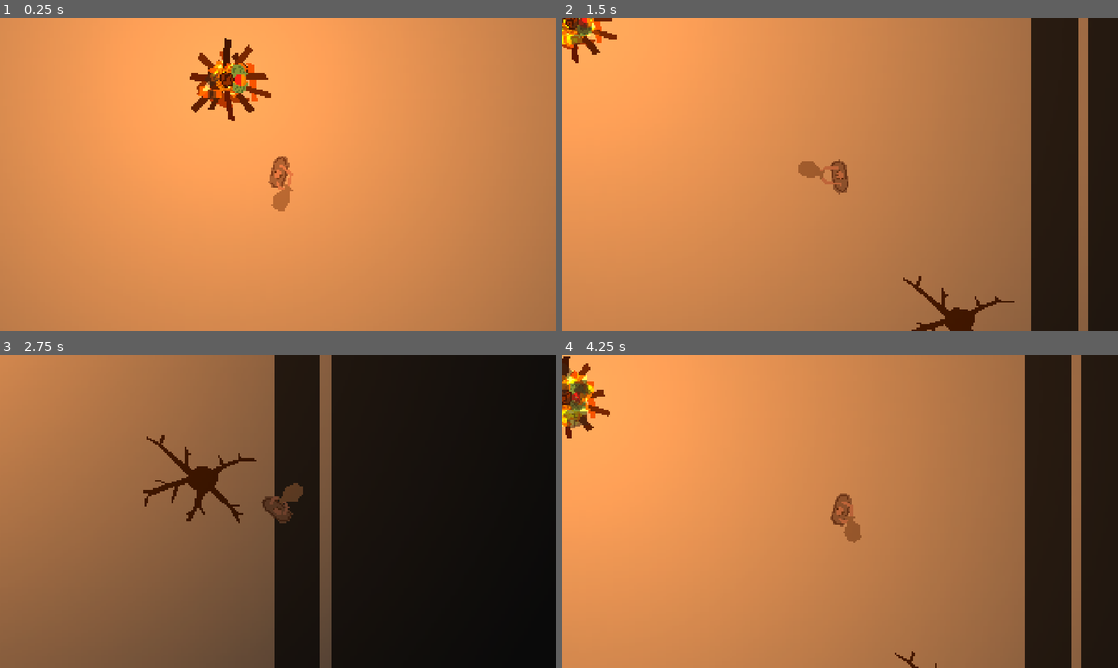
Above: before the commit, frames 1-4 (two rows, left to right).
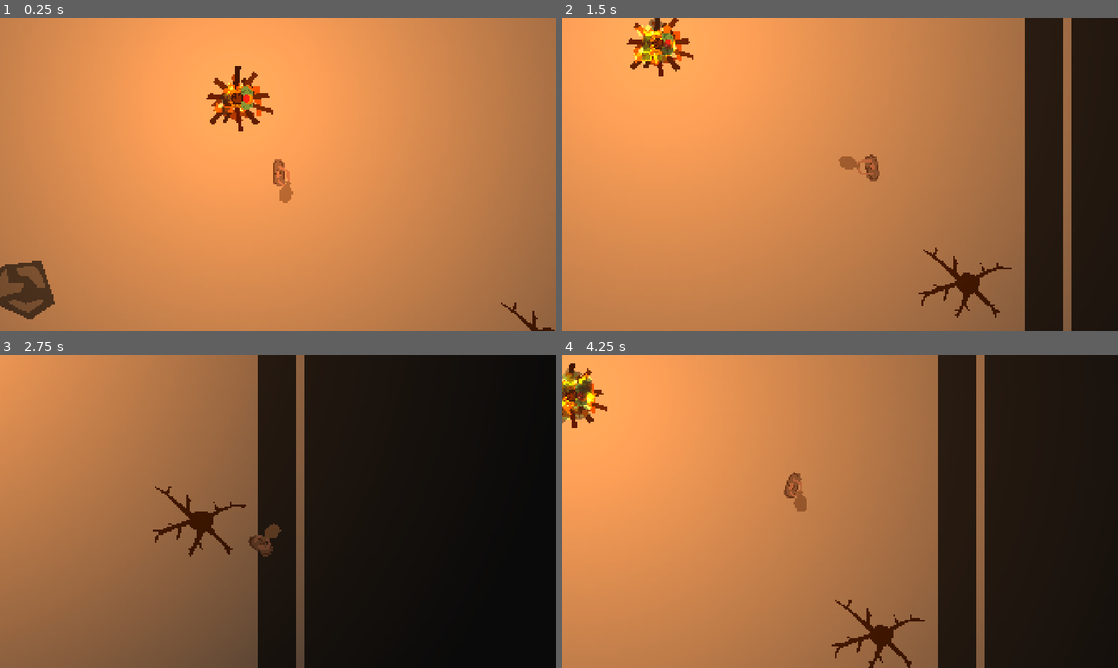
Above: after the commit, the same moments.

Repository: Uxeron/ColdlineKernave
Game: Godot game, scene res://kiemas/kiemas.tscn
Two runs of this game, one before a commit and one after it. Both use one fixed random seed, a clock stepped at 60 frames per second and the inputs below. This scene is started directly instead of the project's main scene.
Inputs (mouse positions are in pixels of both pictures, inside the frame that each line leads up to):
- Up to frame 1 (0.25 s): no input
- Up to frame 2 (1.5 s): move the mouse to (962, 158) at 0.52 s; press the mouse at (962, 158) at 0.53 s; hold D (move_right) 0.53-1.28 s; move the mouse to (728, 190) at 1.27 s; release the mouse at (728, 190) at 1.28 s; hold S (move_down) from 1.28 s (still down); click (728, 190) at 1.35 s
- Up to frame 3 (2.75 s): move the mouse to (333, 442) at 2.02 s; release S (move_down) at 2.03 s; press the mouse at (333, 442) at 2.03 s; hold D (move_right) from 2.03 s (still down)
- Up to frame 4 (4.25 s): move the mouse to (812, 574) at 2.77 s; release D (move_right) at 2.78 s; release the mouse at (812, 574) at 2.78 s; hold W (move_up) 2.78-3.53 s; click (812, 574) at 2.85 s; move the mouse to (1006, 558) at 3.52 s; press the mouse at (1006, 558) at 3.53 s; hold A (move_left) from 3.53 s (still down)

The runs differ from the first frame. In frame 1, 4.0% of the frame differs, in the area x 0-100%, y 6-100%; in frame 2, 8.5%; in frame 3, 9.1%; in frame 4, 21%, in the area x 0-94%, y 0-100%.

Commit message:
add cam lookahead

Diff:
--- /dev/null
+++ b/kamera/kamera.gd
@@ -0,0 +1,18 @@
+extends Camera2D
+
+
+@export var max_offset: float = 30
+
+
+func _process(_delta: float) -> void:
+	var mouse_pos = get_viewport().get_mouse_position()
+	var the_size = get_viewport().get_visible_rect().size
+
+	var offset_ratio_x: float = (clamp(mouse_pos.x / the_size.x, 0.0, 1.0) - 0.5) * 2.0
+	var offset_ratio_y: float = (clamp(mouse_pos.y / the_size.y, 0.0, 1.0) - 0.5) * 2.0
+
+	var offset_ratio = Vector2(offset_ratio_x, offset_ratio_y)
+
+	print(offset_ratio)
+
+	offset = max_offset * offset_ratio
--- /dev/null
+++ b/kamera/kamera.tscn
@@ -0,0 +1,7 @@
+[gd_scene format=3 uid="uid://ctnr3i223c8vk"]
+
+[ext_resource type="Script" uid="uid://dv21xfw4yv2pu" path="res://kamera/kamera.gd" id="1_q0s68"]
+
+[node name="Kamera" type="Camera2D" unique_id=2118238044]
+zoom = Vector2(5, 5)
+script = ExtResource("1_q0s68")
--- a/kiemas/kiemas.tscn
+++ b/kiemas/kiemas.tscn
@@ -5,6 +5,7 @@
 [ext_resource type="PackedScene" uid="uid://cfjrgixhq3m7i" path="res://kiemas/eglė.tscn" id="4_8k6ib"]
 [ext_resource type="PackedScene" uid="uid://b141xwd4qqxai" path="res://player/kanapinis/character_kanapinis.tscn" id="4_ls4eh"]
 [ext_resource type="PackedScene" uid="uid://dp8u5qb1i0j5s" path="res://kiemas/akmuo.tscn" id="4_r832n"]
+[ext_resource type="PackedScene" uid="uid://ctnr3i223c8vk" path="res://kamera/kamera.tscn" id="4_vt41f"]
 [ext_resource type="PackedScene" uid="uid://e1b1qqcicrja" path="res://kiemas/medis.tscn" id="6_r832n"]
 
 [node name="Kiemas" type="Node2D" unique_id=99648339]
@@ -1776,8 +1777,9 @@
 [node name="Character" parent="." unique_id=1399668264 instance=ExtResource("4_ls4eh")]
 position = Vector2(36, 66)
 
-[node name="Camera2D" type="Camera2D" parent="Character" unique_id=508047536]
-zoom = Vector2(5, 5)
+[node name="Kamera" parent="Character" unique_id=2118238044 instance=ExtResource("4_vt41f")]
+zoom = Vector2(4, 4)
+max_offset = 70.0
 
 [node name="Tamsa" type="CanvasModulate" parent="." unique_id=1782714918]
 color = Color(0.16796875, 0.16796875, 0.16796875, 1)
Not shown, added: kamera/kamera.gd.uid
